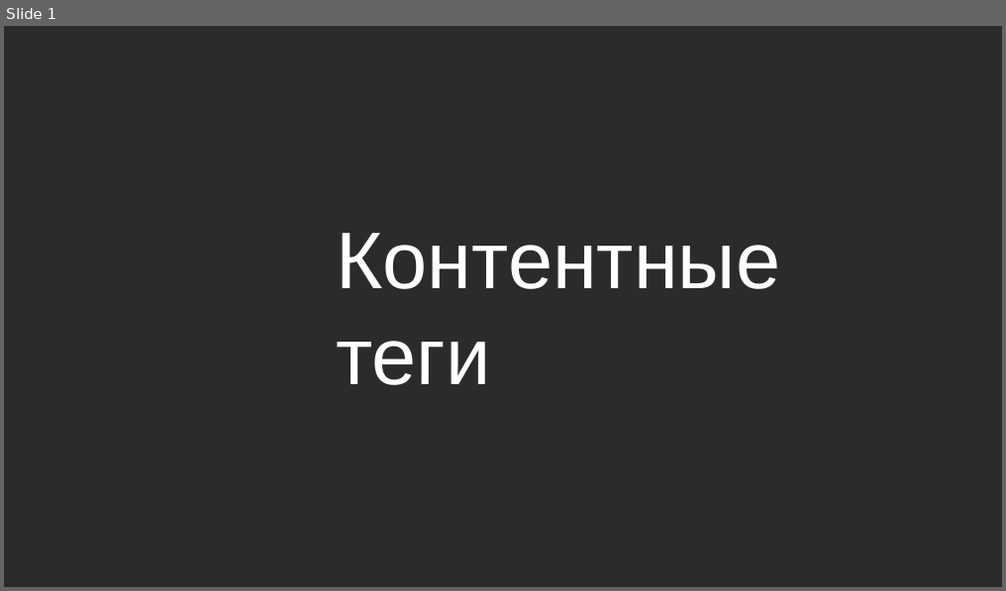
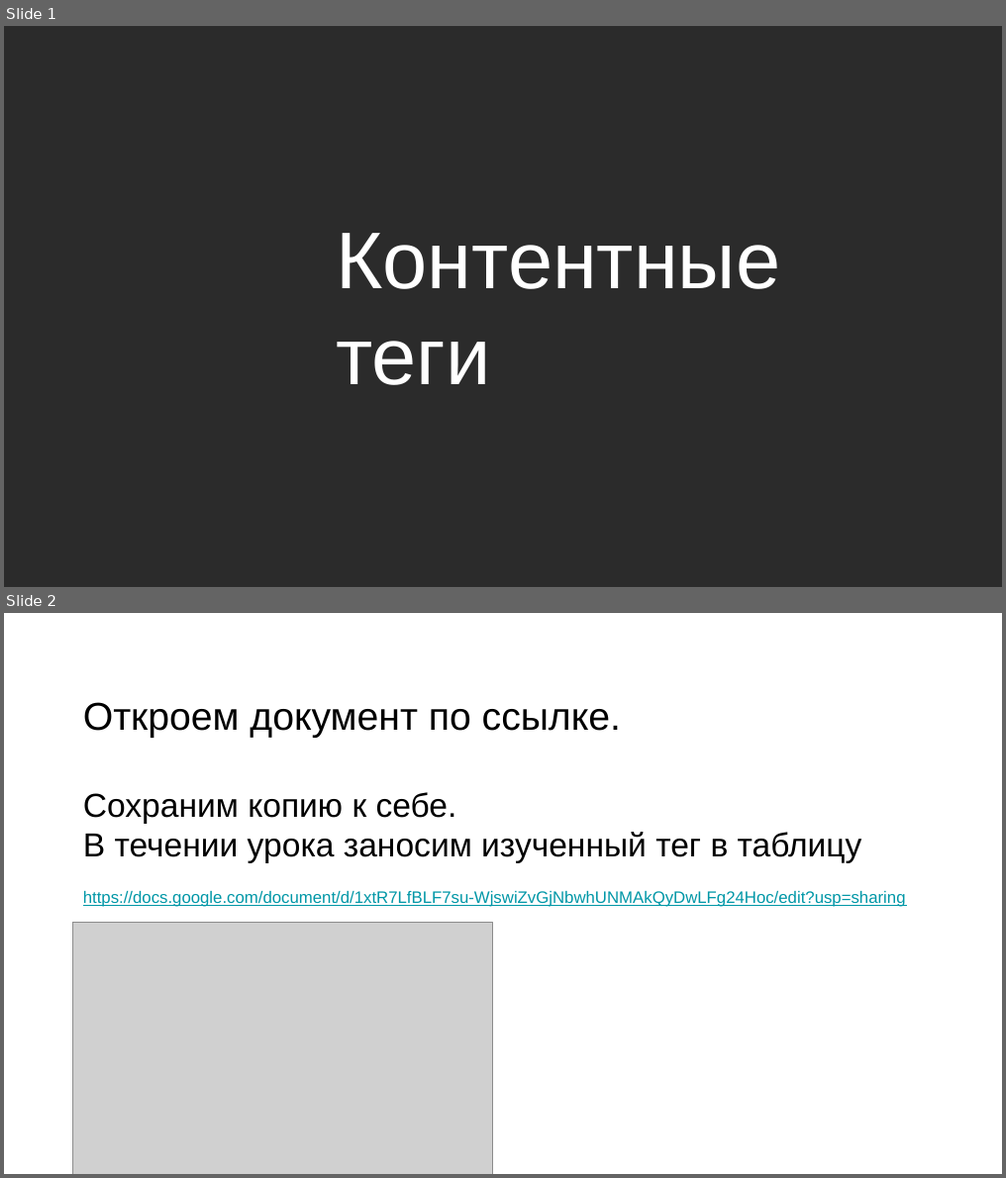
Before and after one commit to Anastariya-qa-37/AcademyTopHTML, a slide deck: Презентации/3 Урок.Контекстные теги.pptx. Shown one above the other, each under a label of ours: slide 1 before the commit, slides 1 and 2 after it. The pictures are 1006x591 and 1006x1178 pixels, drawn with LibreOffice and Linux fonts; fonts in the diff are those of the drawing; grey boxes stand for pictures; background and template pictures are left out; a plain dark background stands for a picture behind light text. Boxes give left, top, right and bottom in pixels: in the first picture for what was removed or moved away, otherwise in the second. Text is boxed around its words. In the diff, an @@ line names an element or a change of style, - is before the commit and + after.

Commit message:
add

```diff
--- a/Презентации/3 Урок.Контекстные теги.pptx
+++ b/Презентации/3 Урок.Контекстные теги.pptx
@@ slide 2 added at bbox=[4, 613, 1002, 1174], background picture (left out) @@
@@ text added at bbox=[83, 702, 906, 907], 12 pt, text #0097A7, underline @@
+Откроем документ по ссылке.
+Сохраним копию к себе.
+В течении урока заносим изученный тег в таблицу
+https://docs.google.com/document/d/1xtR7LfBLF7su-WjswiZvGjNbwhUNMAkQyDwLFg24Hoc/edit?usp=sharing
@@ picture added at bbox=[73, 922, 492, 1174] @@
```
